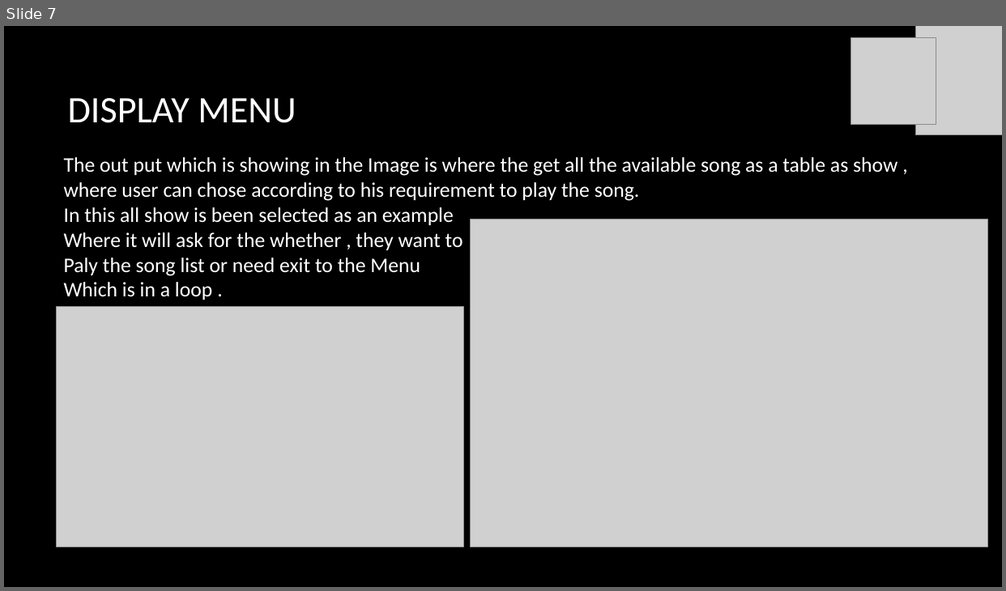
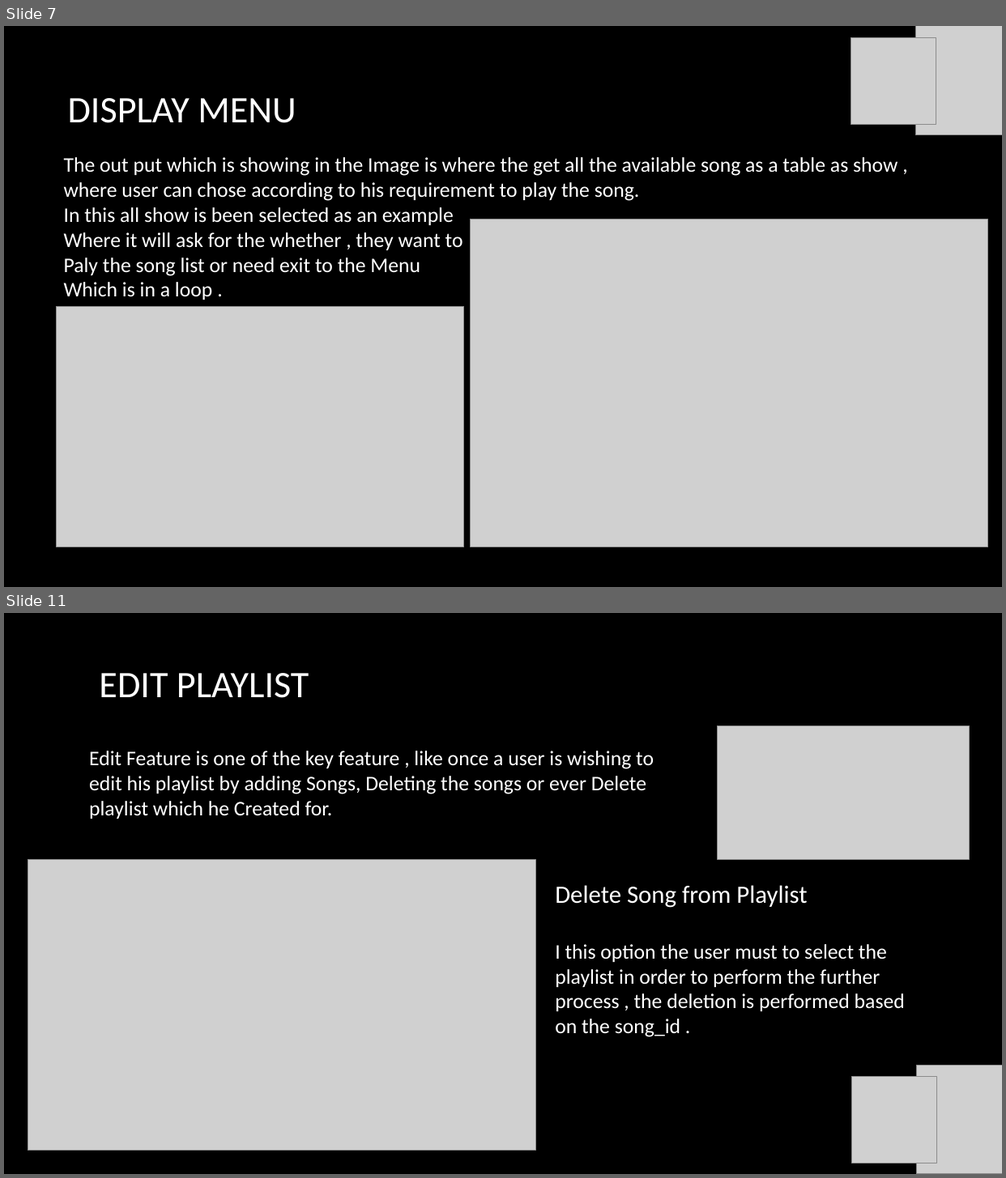
Before and after one commit to Selvam-ks/JukeBox, a slide deck: lib/Welcome to Jukebox.pptx. Shown one above the other, each under a label of ours: slide 7 before the commit, slides 7 and 11 after it; the slides between them are not shown. The pictures are 1006x591 and 1006x1178 pixels, drawn with LibreOffice and Linux fonts; fonts in the diff are those of the drawing; grey boxes stand for pictures; background and template pictures are left out. Boxes give left, top, right and bottom in pixels: in the first picture for what was removed or moved away, otherwise in the second. Text is boxed around its words. In the diff, an @@ line names an element or a change of style, - is before the commit and + after.

```diff
--- a/lib/Welcome to Jukebox.pptx
+++ b/lib/Welcome to Jukebox.pptx
@@ slide 11 added at <box>4,613,1002,1174</box>, background picture (left out) @@
@@ title added at <box>99,673,309,698</box>, 36 pt, text #FFFFFF @@
+EDIT PLAYLIST
@@ picture added at <box>718,726,969,859</box> @@
@@ text added at <box>89,751,654,819</box>, 20 pt, text #FFFFFF @@
+Edit Feature is one of the key feature , like once a user is wishing to edit his playlist by adding Songs, Deleting the songs or ever Delete playlist which he Created for.
@@ picture added at <box>28,860,535,1152</box> @@
@@ text added at <box>555,885,905,1037</box>, 20 pt, text #FFFFFF @@
+Delete Song from Playlist
+I this option the user must to select the playlist in order to perform the further process , the deletion is performed based on the song_id .
@@ picture added at <box>917,1065,1002,1174</box> @@
@@ picture added at <box>851,1077,937,1164</box> @@
```
Also in this commit, not shown: 1 slide changed, 7 other slides added, 1 slide removed, 11 other files.
